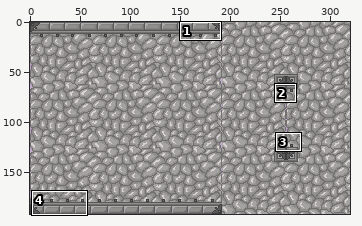
Sprite sheet: Diplodocus/DiplodocusContent/SpriteSheets/RockCastle.png. The first picture is a wide view before the edit; the outline marks the close-up.
Close-up. Old version:
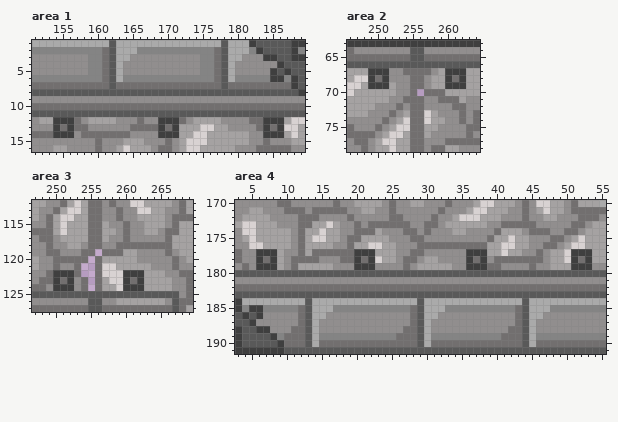
The file is 320x192 pixels. Colours within 5 levels of each other are drawn and written as one. Shown: area 1: x 151..189, y 1..16; area 2: x 246..264, y 63..78; area 3: x 247..269, y 112..127; area 4: x 3..55, y 170..191. The commit also changed other parts of the picture, which this record leaves out.
And afterwards:
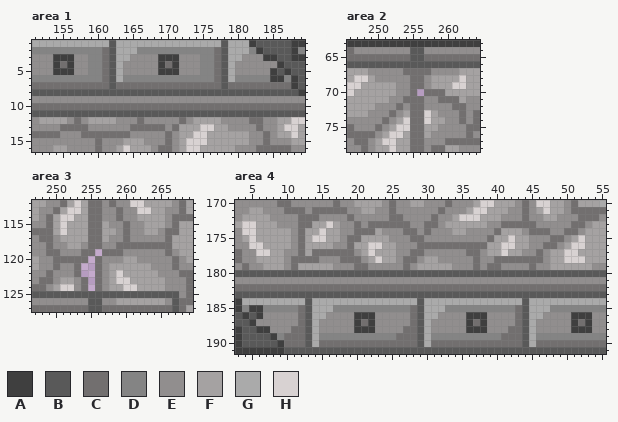
Palette (. is transparent): A #3f3f3f  B #595959  C #726f6f  D #848484  E #918e8e  F #a5a2a2  G #aaaaaa  H #d8d2d2
From old to new:
--- area 1
@@ x 152..173 @@
  2 DDDDDDDDDCBGGGDDDDDDDD
- 3 EEEEEEEDDCBGGEEEEEEEEE
- 4 EEEEEEEDDCBGEEEEEEEEEE
- 5 EEEEEEEDDCBGEEEEEEEEEE
+ 3 EEAAAEEDDCBGGEEEEAAAEE
+ 4 EEACAEEDDCBGEEEEEACAEE
+ 5 EEAAAEEDDCBGEEEEEAAAEE
  6 DDDDDDDDDCBGDDDDDDDDDD
@@ x 151..189 @@
 11 BBBBBBBBBBBBBBBBBBBBBBBBBBBBBBBBBBBBBBB
-12 EFFAAACEFFFFEEECEEAAACEFFFFEEEECCAAAFHH
-13 EEEACACCEEEEEECCCCACAFFFHHFFEEEECACAHHF
-14 CCCAAAECCCCCCCEEEEAAAFFHHFFFFFFEEAAAFHF
+12 EFFFFECEFFFFEEECEEEEECEFFFFEEEECCEEFFHH
+13 EEEECCCCEEEEEECCCCCECFFFHHFFEEEECEEFHHF
+14 CCCCEEECCCCCCCEEEEECEFFHHFFFFFFEECEFFHF
 15 EEEEEEEEECEEEFFFEEECEFHHHFFFFFFEECEEEFF
--- area 2
@@ x 246..264 @@
 66 BBBBBBBBBBBBBBBBBBB
-67 FFFAAAEECCCCEFAAAFF
-68 FHHACAEEECCEFFACAFF
-69 HHFAAAFEECCEFFAAAFF
+67 FFFEEEEECCCCEEEEFFF
+68 FHHFEEEEECCEFFFFHFF
+69 HHFFFFFEECCEFFFHHFF
 70 HFFFFFFEEC.CCCFFFFF
--- area 3
@@ x 247..269 @@
 118 EECEEFFECCEECCCCCCCCFFF
-119 EECCEEECC.CCCFFEEEECEFF
-120 FEECCCCC.CFFFFFEEEEECEF
-121 FEECEEC..CHHFFFFFEEECEE
-122 EECAAAC..CHHHAAAFFFEECC
-123 ECCACAEC.CFHHACAFFFFEEC
-124 CCEAAAEC.CFFHAAAFFFFEEC
+119 EECCEEECC.CCCEEEEEECEFF
+120 FEECCCCC.CEEEFFEEEEECEF
+121 FEECEEC..CEFFFFFFEEECEE
+122 EECEEEC..CEFHFFFFFEEECC
+123 ECCEFFEC.CEFHHFFFFFEEEC
+124 CCEFHHEC.CEFFHHFFFFEEEC
 125 BBBBBBBBBBBBBBBBBBBBBEC
--- area 4
@@ x 3..55 @@
 176 EEHHFFFFECFFFFEECFFHHFFEEECCCCCCCCCCFFHHFFEECCEFHHFFF
-177 CEEAAAFEECFCCCCCCAAAFFFEECCEEEEEEAAAFFHFFEECEFFHAAAFF
-178 CEEACAFECCCCEEECCACAHFFECCEFFEEEEACAECCCCCCCEFFHACAFF
-179 ECEAAAFECFFFFFEEEAAAEEEECEFFFFFEEAAACCEEEECEEFFFAAAEE
+177 CEEHHFFEECFCCCCCCEFHFFFEECCEEEEEECCEFFHFFEECEFFHHFFFF
+178 CEEFFFFECCCCEEECCCEFHFFECCEFFEEEEECEECCCCCCCEFFHHHFFF
+179 ECEEFFFECFFFFFEEECCEEEEECEFFFFFEEECECCEEEECEEFFFFFFEE
 180 BBBBBBBBBBBBBBBBBBBBBBBBBBBBBBBBBBBBBBBBBBBBBBBBBBBBB
@@ x 3..55 @@
 185 ADAADDDDDCBGGGDDDDDDDDDDDCBGGGDDDDDDDDDDCBGGGDDDDDDDD
-186 BABAEEEEECBGGEEEEEEEEEEEECBGGEEEEEEEEEEECBGGEEEEEEEEE
-187 BBAEEEEEECBGEEEEEEEEEEEEECBGEEEEEEEEEEEECBGEEEEEEEEEE
-188 ABBAAEEECCBGEEEEEEEEEEEECCBGEEEEEEEEEEECCBGEEEEEEEEEE
+186 BABAEEEEECBGGEEEEAAAEEEEECBGGEEEEAAAEEEECBGGEEEEAAAEE
+187 BBAEEEEEECBGEEEEEACAEEEEECBGEEEEEACAEEEECBGEEEEEACAEE
+188 ABBAAEEECCBGEEEEEAAAEEEECCBGEEEEEAAAEEECCBGEEEEEAAAEE
 189 ABBBBADCCCBGDDDDDDDDDDDCCCBGDDDDDDDDDDCCCBGDDDDDDDDDD
